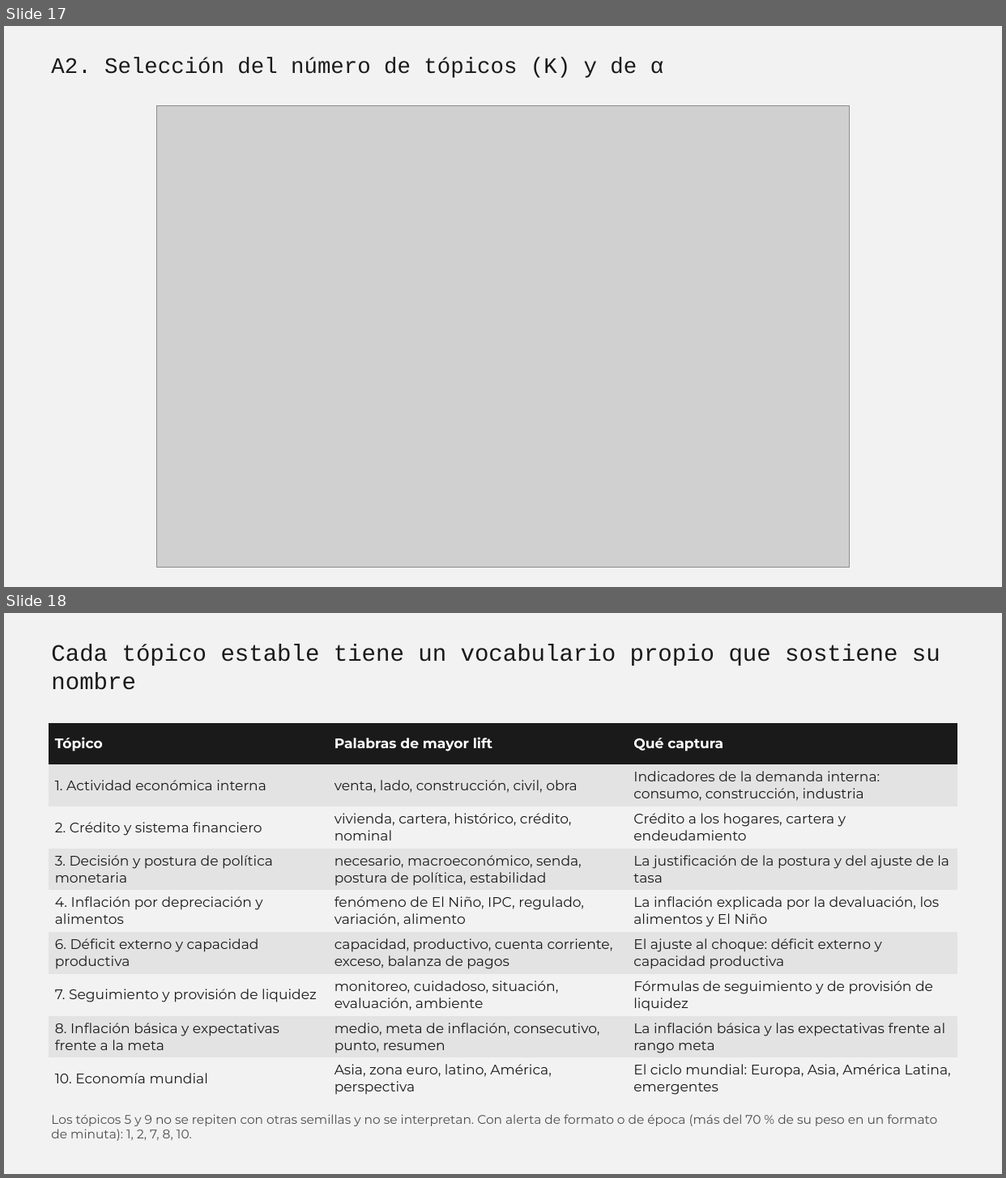
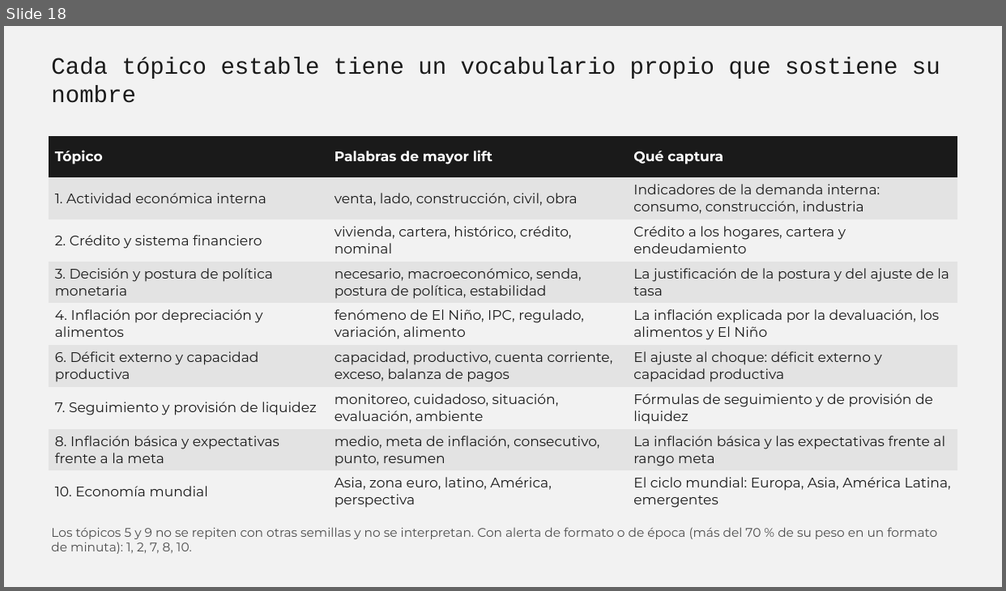
Before and after one commit to talleres-ECON3785/taller_03, a slide deck: 04_Presentaciones/borrador_presentacion.pptx. Shown one above the other, each under a label of ours: slides 17 and 18 before the commit, slide 18 after it. The pictures are 1006x1178 and 1006x591 pixels, drawn with LibreOffice and Linux fonts; fonts in the diff are those of the drawing; grey boxes stand for pictures. Boxes give left, top, right and bottom in pixels: in the first picture for what was removed or moved away, otherwise in the second. Text is boxed around its words. In the diff, an @@ line names an element or a change of style, - is before the commit and + after.

```diff
--- a/04_Presentaciones/borrador_presentacion.pptx
+++ b/04_Presentaciones/borrador_presentacion.pptx
@@ slide 17 removed at (4,26,1002,587), background #F2F2F2 @@
@@ text removed at (51,57,663,78) @@
-A2. Selección del número de tópicos (K) y de α
@@ picture removed at (156,106,850,567) @@
```
Also in this commit, not shown: 3 slides added, 2 other slides removed, 1 other file.
